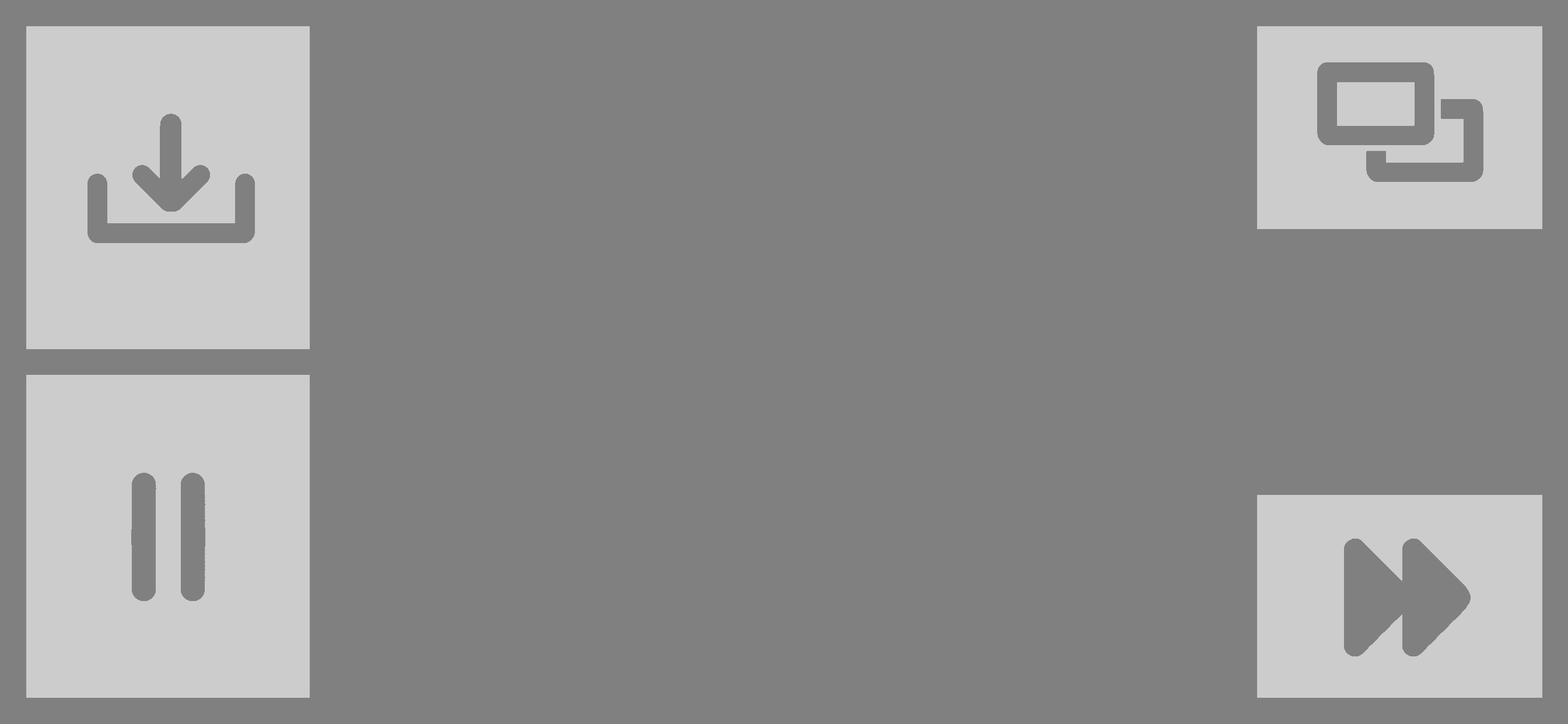
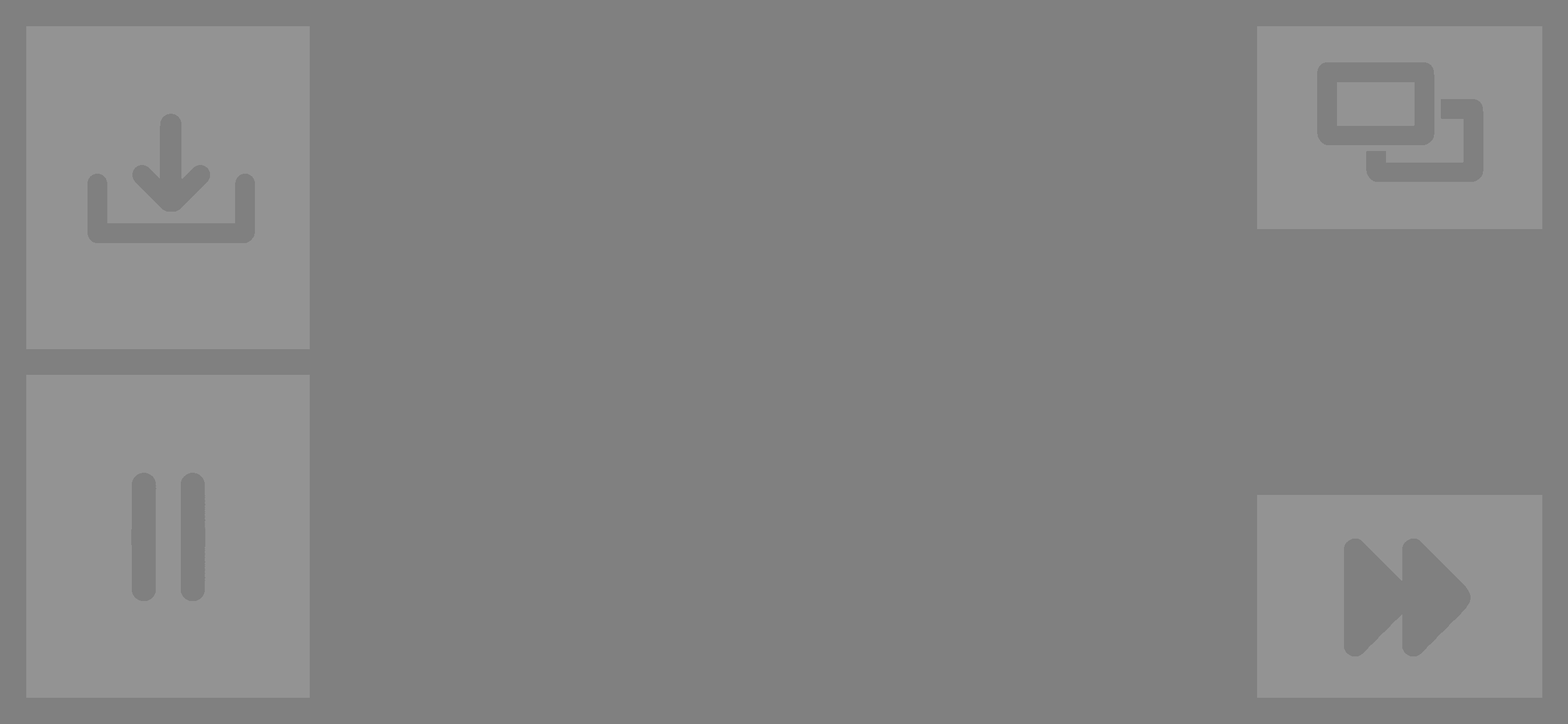
Layer changes from the first 1568px x 724px image to the second:
"save btn": opacity 60% → 100%, painted on it over (x1=26, y1=26, x2=310, y2=350)
"menu btn": opacity 60% → 100%, painted on it over (x1=26, y1=375, x2=310, y2=699)
"screen-swap btn": opacity 60% → 100%, painted on it over (x1=1257, y1=26, x2=1543, y2=230)
"fast-forward btn": opacity 60% → 100%, painted on it over (x1=1257, y1=495, x2=1543, y2=699)
